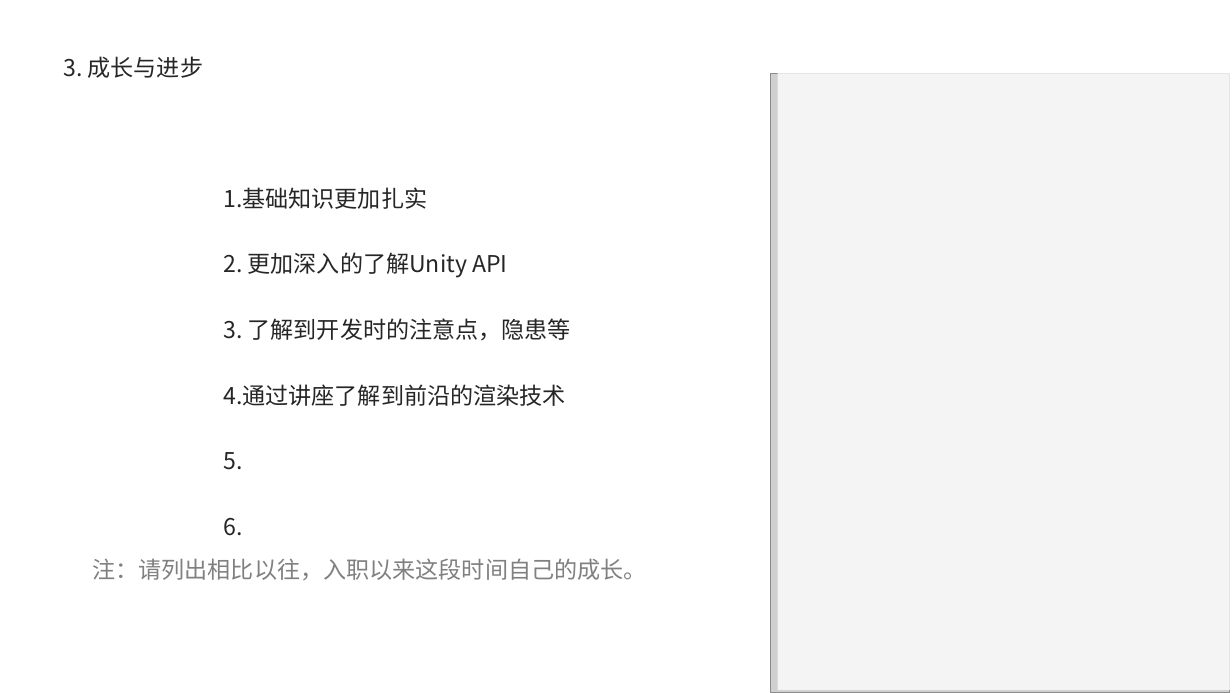
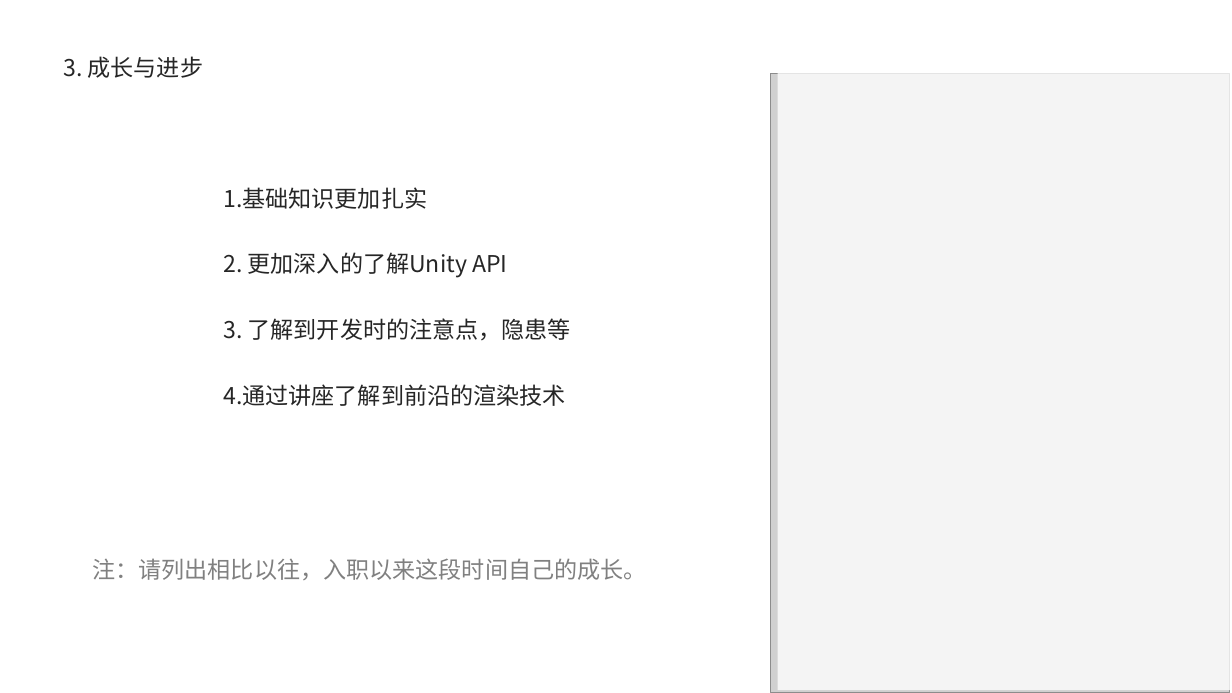
Before and after one commit to Hengle/UnityLearn-1, a slide deck: slide 5 of 转正答辩PPT_篮球前端_王祖雄.pptx. Drawn at 1232x693 pixels with LibreOffice and Linux fonts; fonts in the diff are those of the drawing; grey boxes stand for pictures; background and template pictures are left out. Boxes give left, top, right and bottom in pixels: in the first picture for what was removed or moved away, otherwise in the second. Text is boxed around its words. In the diff, an @@ line names an element or a change of style, - is before the commit and + after.

```diff
--- a/转正答辩PPT_篮球前端_王祖雄.pptx
+++ b/转正答辩PPT_篮球前端_王祖雄.pptx
@@ text at [223, 452, 242, 536]: paragraphs removed @@
-5.
-6.
```
Also in this commit, not shown: 5 other slides changed.
